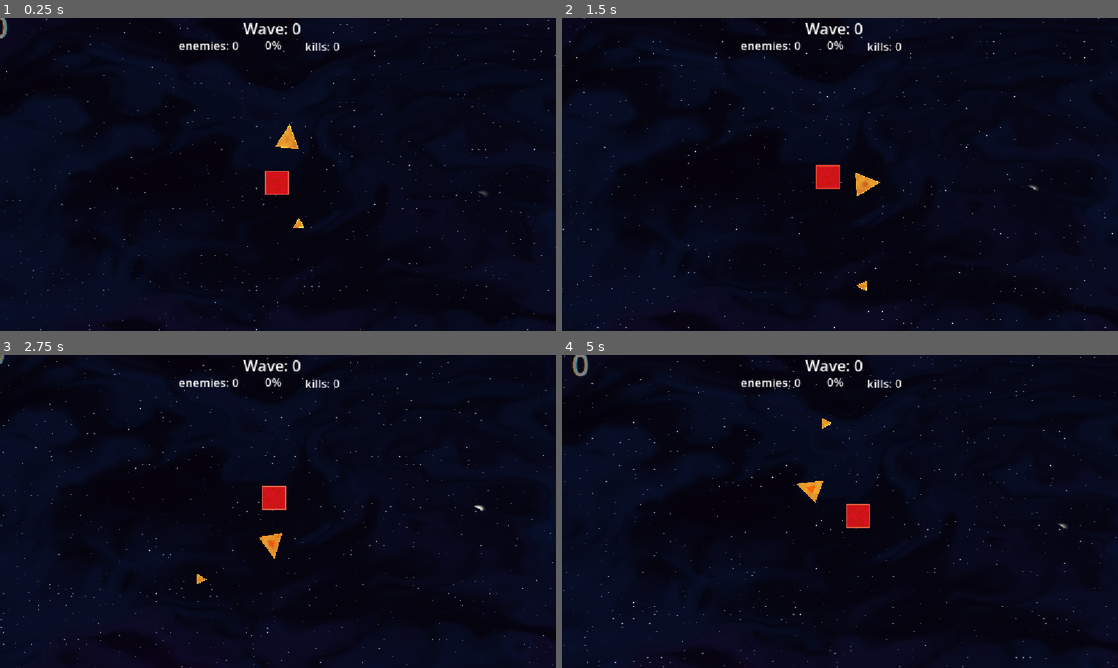
Above: before the commit, frames 1-4 (two rows, left to right).
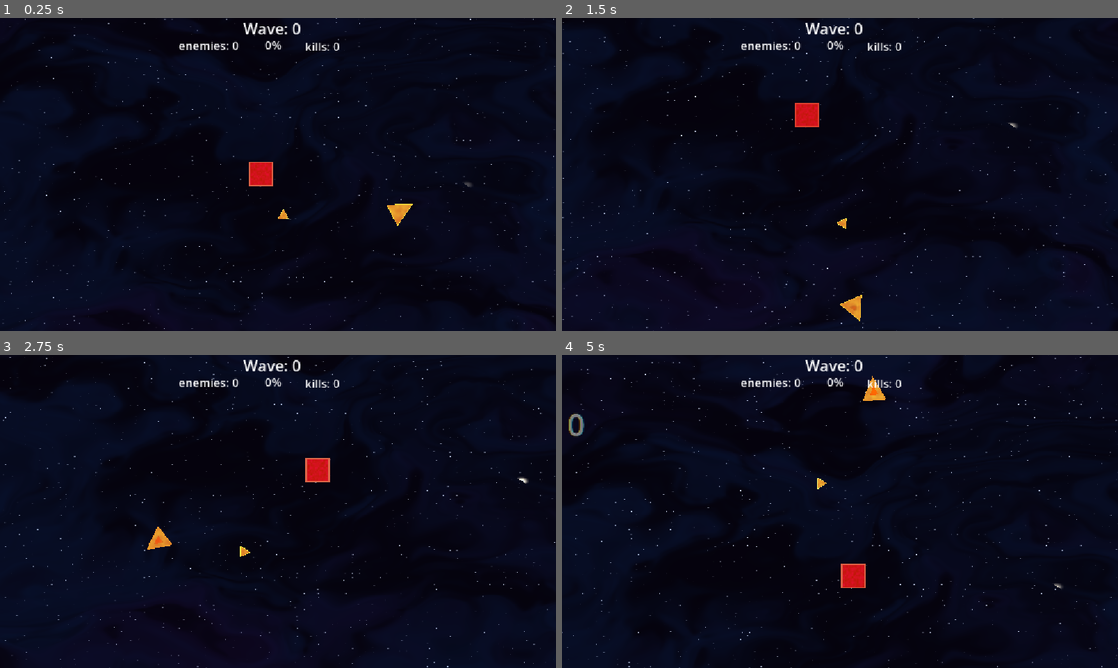
Above: after the commit, the same moments.

Repository: Eugene0-dev/SqRT
Game: Godot game, scene res://scenes/world.tscn
Same seed, same stepped clock (60 frames per second), same inputs: the game is played once before the commit and once after it.
Inputs:
- Up to frame 1 (0.25 s): no input
- Up to frame 2 (1.5 s): no input
- Up to frame 3 (2.75 s): no input
- Up to frame 4 (5 s): no input

The runs differ from the first frame. In frame 1, 1.8% of the frame differs, in the area x 0-100%, y 0-100%; in frame 2, 1.9%; in frame 3, 2.1%; in frame 4, 2.9%.
Error in both runs: Invalid assignment of property or key 'circles_counter' with value of type 'int' on a base object of type 'Nil'. (res://scripts/world.gd:66)

Commit message:
triangle orbit fix

Diff:
--- a/scripts/triangle.gd
+++ b/scripts/triangle.gd
@@ -25,6 +25,7 @@
 var contact_damage_modifier: float = 1.0
 var rotation_speed: float = 5.0
 var orbit_radius: float = 400.0
+var angular_speed: float = 1.0
 
 var square: Square
 var angle: float = 0
@@ -163,12 +164,16 @@
 		sin(angle)
 	) * orbit_radius
 
-	velocity = global_position.direction_to(destination) * speed
+	var tanget := Vector2(-sin(angle), cos(angle) * (orbit_radius * angular_speed))
+	var correction := global_position.direction_to(destination) * global_position.distance_to(destination) * 5.0
+
+	velocity = tanget + correction
 	spin(square.global_position, delta, true)
 
 func alt_idle(delta: float) -> void:
-	angle += delta
+	angle += angular_speed * delta
 	velocity = Vector2(
 		sin(angle), cos(angle/4)
 	) * speed
+
 	rotate(delta)
Not shown: 1 places in scenes/square.tscn that only renumber resources
